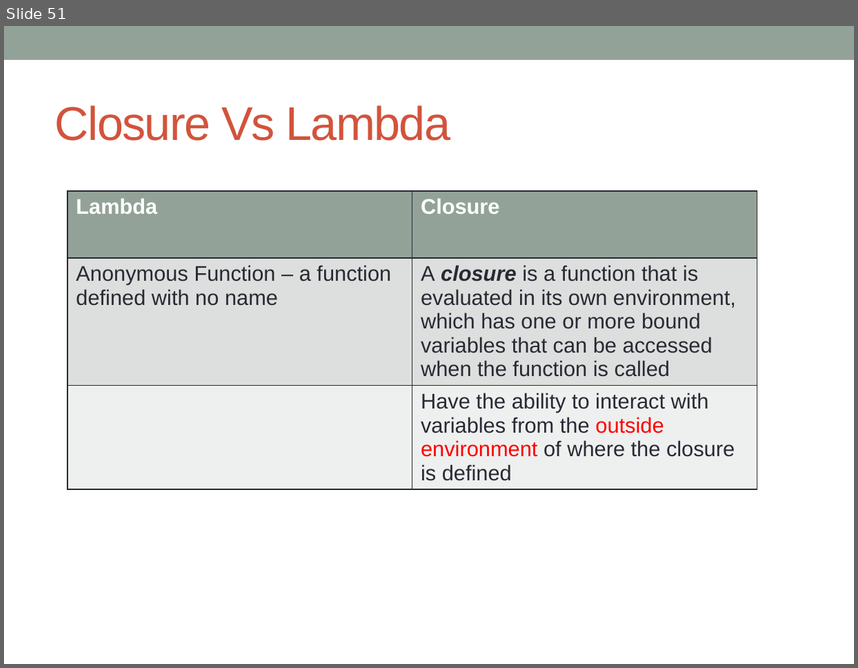
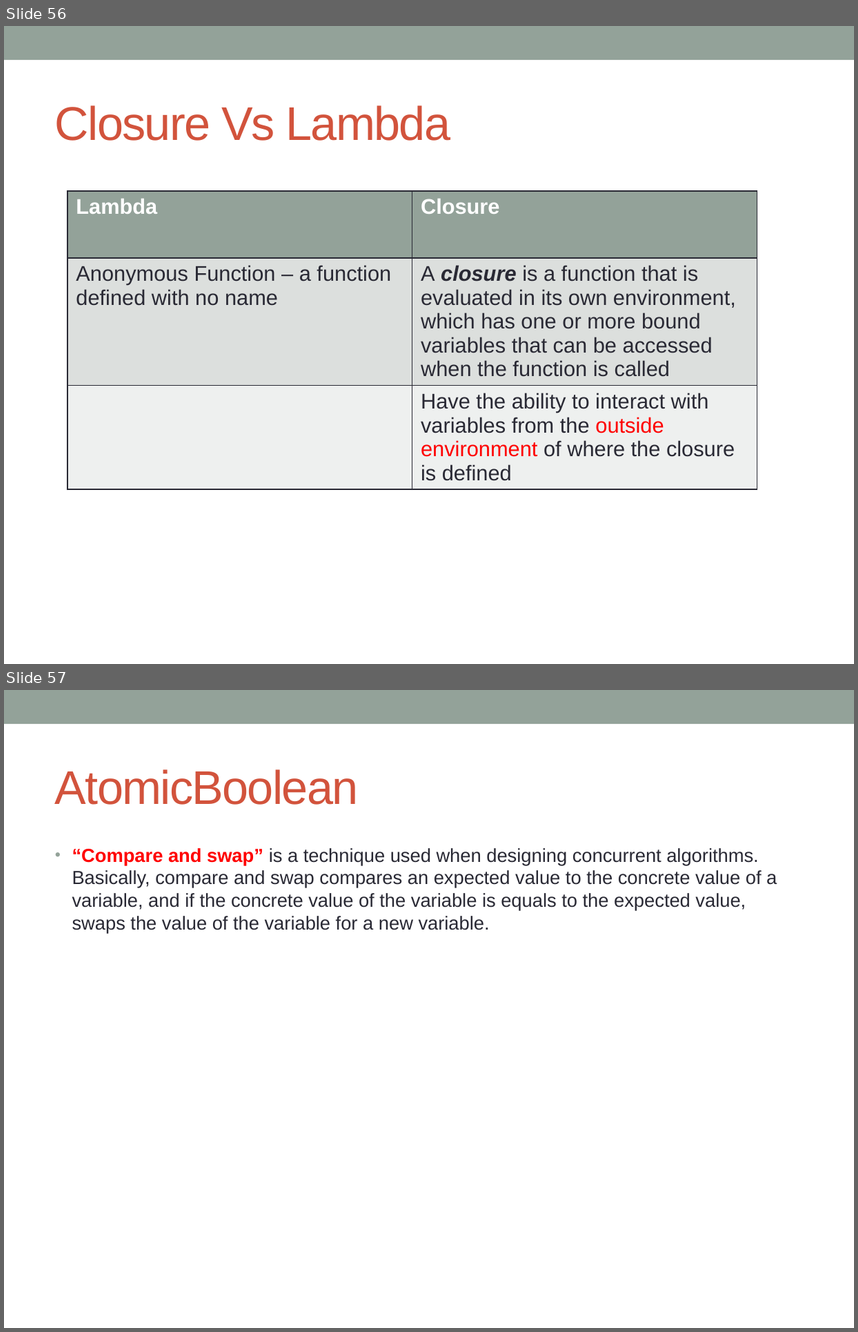
Before and after one commit to notionquest/ProjectDocumentation, a slide deck: MultiThreading.pptx. Shown one above the other, each under a label of ours: slide 51 before the commit, slides 56 and 57 after it. The pictures are 858x668 and 858x1332 pixels, drawn with LibreOffice and Linux fonts; fonts in the diff are those of the drawing. Boxes give left, top, right and bottom in pixels: in the first picture for what was removed or moved away, otherwise in the second. Text is boxed around its words. In the diff, an @@ line names an element or a change of style, - is before the commit and + after.

Commit message:
compare and swap on AtomicBoolean
compare and swap on AtomicBoolean

```diff
--- a/MultiThreading.pptx
+++ b/MultiThreading.pptx
@@ slide 57 added at [4,690,854,1328], background #FFFFFF; not listed: 1 template element that a slide beside it also shows @@
@@ title added at [55,769,359,805], 40 pt, text #D2533C @@
+AtomicBoolean
@@ text added at [72,848,777,934], 16 pt, text #292934 @@
+• “Compare and swap” is a technique used when designing concurrent algorithms. Basically, compare and swap compares an expected value to the concrete value of a variable, and if the concrete value of the variable is equals to the expected value, swaps the value of the variable for a new variable.
@@ what was slide 51 is now slide 56 @@
```
Also in this commit, not shown: 6 slides changed, 5 other slides added.
